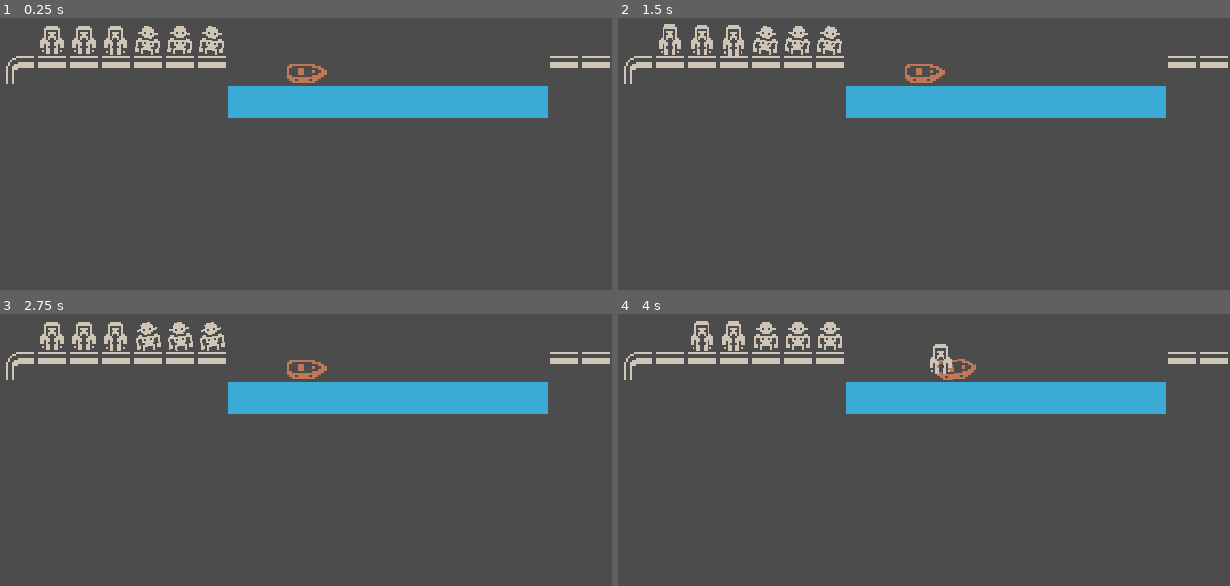
Above: before the commit, frames 1-4 (two rows, left to right).
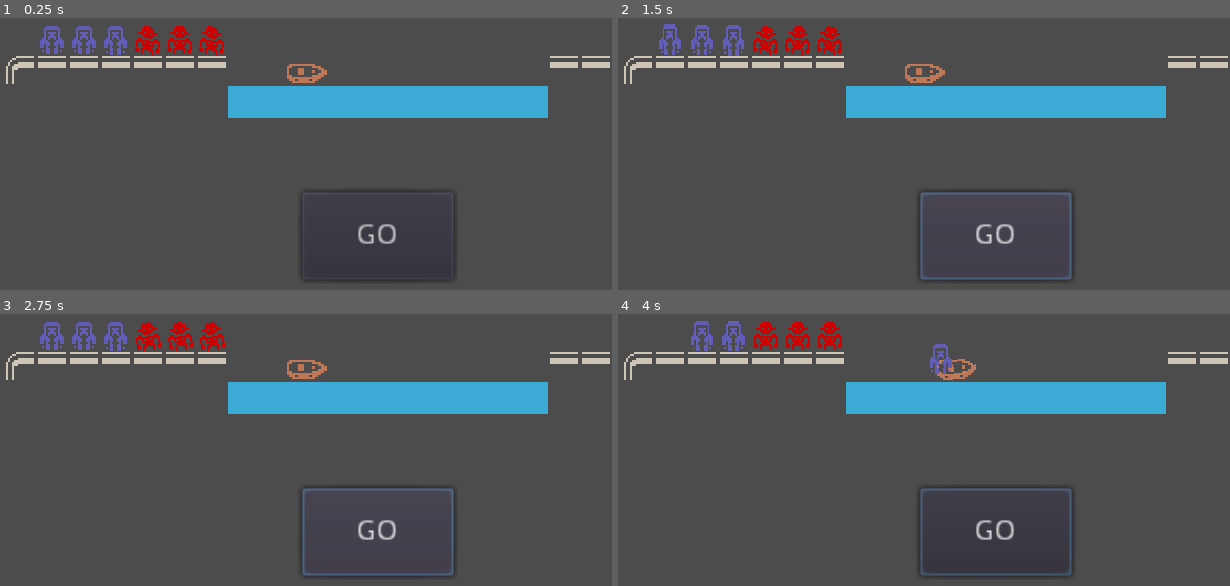
Above: after the commit, the same moments.

Repository: jozsefgorcs/godot_cannibals_in_a_boat
Game: Godot game, scene res://Game.tscn
Same seed, same stepped clock (60 frames per second), same inputs: the game is played once before the commit and once after it.
Inputs (mouse positions are in pixels of both pictures, inside the frame that each line leads up to):
- Up to frame 1 (0.25 s): no input
- Up to frame 2 (1.5 s): click (997, 235) at 0.5 s, where only the run after the commit has a clickable "GO"; click (997, 235) at 1.25 s, where only the run after the commit has a clickable "GO"
- Up to frame 3 (2.75 s): click (379, 531) at 2 s, where only the run after the commit has a clickable "GO"
- Up to frame 4 (4 s): move the mouse to (673, 333) at 2.77 s; tap Space (boat_go) at 2.85, 3.6 s; click (673, 333) at 2.92 s; move the mouse to (703, 335) at 3.52 s; click (703, 335) at 3.67 s

The runs differ from the first frame. In frame 1, 1.8% of the frame differs, in the area x 6-75%, y 2-97%; in frame 2, 2.1%; in frame 3, 2.1%; in frame 4, 2.0%.

Commit message:
Add go button and colors

Diff:
--- a/Cannibal.tscn
+++ b/Cannibal.tscn
@@ -29,6 +29,7 @@
 script = ExtResource( 2 )
 
 [node name="Sprite" type="Sprite" parent="."]
+modulate = Color( 1, 0, 0, 1 )
 rotation = 0.0412406
 texture = ExtResource( 1 )
 hframes = 48
--- a/Game.tscn
+++ b/Game.tscn
@@ -258,6 +258,20 @@
 [node name="Timer" type="Timer" parent="."]
 autostart = true
 
+[node name="Button" type="Button" parent="."]
+anchor_left = 0.5
+anchor_top = 1.0
+anchor_right = 0.5
+anchor_bottom = 1.0
+margin_left = 245.455
+margin_top = 228.719
+margin_right = 321.455
+margin_bottom = 272.719
+text = "GO"
+__meta__ = {
+"_edit_use_anchors_": false
+}
+
 [connection signal="boat_operation_finished" from="Boat" to="." method="_on_Boat_boat_operation_finished"]
 [connection signal="animation_finished" from="AnimationPlayer" to="." method="_on_AnimationPlayer_animation_finished"]
 [connection signal="animation_started" from="AnimationPlayer" to="." method="_on_AnimationPlayer_animation_started"]
@@ -274,3 +288,4 @@
 [connection signal="wants_get_out" from="Characters/Cannibal3" to="." method="_on_Character_wants_get_out"]
 [connection signal="wants_to_sit" from="Characters/Cannibal3" to="." method="_on_Character_wants_to_sit"]
 [connection signal="timeout" from="Timer" to="." method="_on_Timer_timeout"]
+[connection signal="pressed" from="Button" to="." method="_on_Go_pressed"]
--- a/GameManager.gd
+++ b/GameManager.gd
@@ -170,3 +170,15 @@
 
 	$Timer.stop()
 	get_tree().change_scene("res://GameOver.tscn")
+
+
+func _on_Go_pressed():
+	if(!boat. all_seat_are_empty() && !$AnimationPlayer.is_playing()):
+		if(is_boat_left_side):
+			$AnimationPlayer.play("boat_go")
+			is_boat_left_side=false
+			$Boat/Sprite.flip_h=false
+		else:
+			$AnimationPlayer.play("boat_back")
+			is_boat_left_side=true
+			$Boat/Sprite.flip_h=true
--- a/Priest.tscn
+++ b/Priest.tscn
@@ -44,6 +44,7 @@
 script = ExtResource( 2 )
 
 [node name="Sprite" type="Sprite" parent="."]
+modulate = Color( 0.47451, 0.47451, 1, 1 )
 scale = Vector2( 0.8, 1.2 )
 texture = ExtResource( 1 )
 hframes = 48
